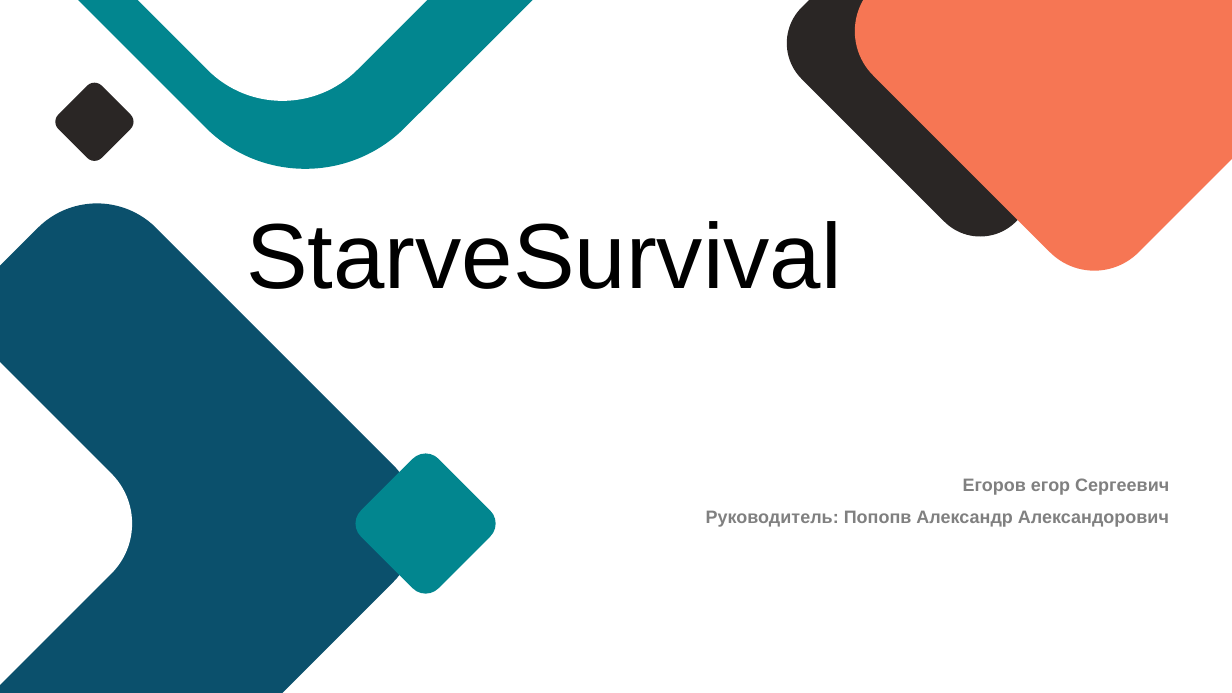
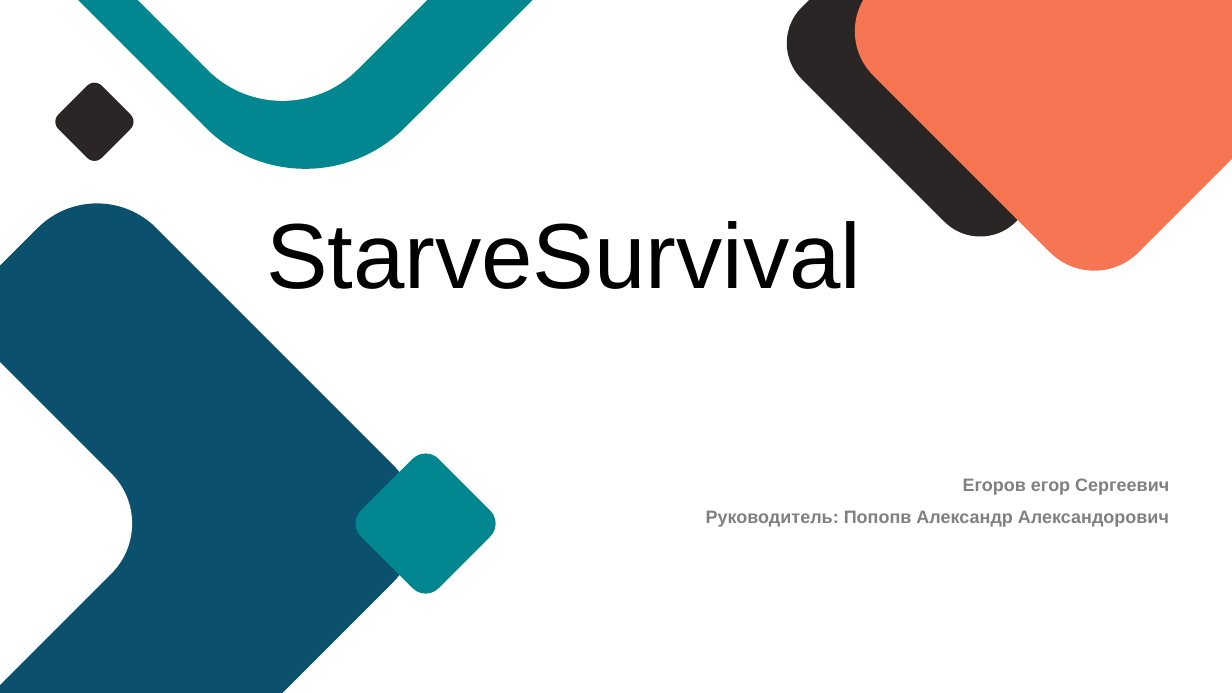
Before and after one commit to Listoker/starve_survival, a slide deck: slide 1 of проект starvesurvival.pptx. Drawn at 1232x693 pixels with LibreOffice and Linux fonts; fonts in the diff are those of the drawing. Boxes give left, top, right and bottom in pixels: in the first picture for what was removed or moved away, otherwise in the second. Text is boxed around its words. In the diff, an @@ line names an element or a change of style, - is before the commit and + after.

```diff
--- a/проект starvesurvival.pptx
+++ b/проект starvesurvival.pptx
@@ text "StarveSurvival": place and size @@
-text "StarveSurvival" at box(246, 221, 841, 289)
+text "StarveSurvival" at box(266, 221, 861, 289)
```
Also in this commit, not shown: 6 other slides changed, 4 slides added, 3 slides removed, 2 other files.
